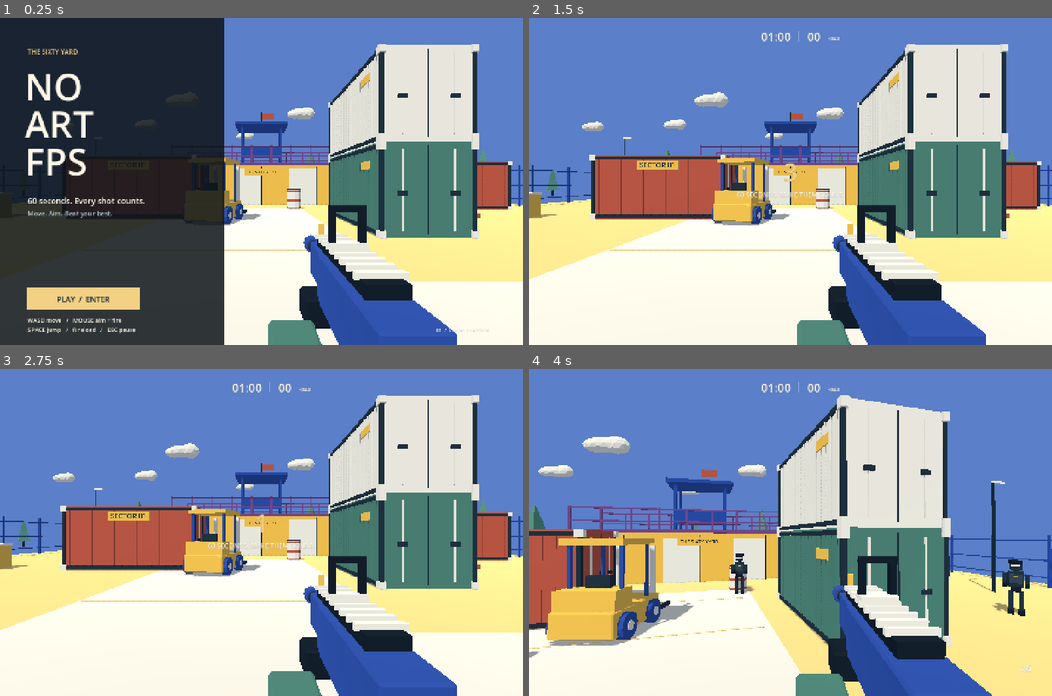
Above: before the commit, frames 1-4 (two rows, left to right).
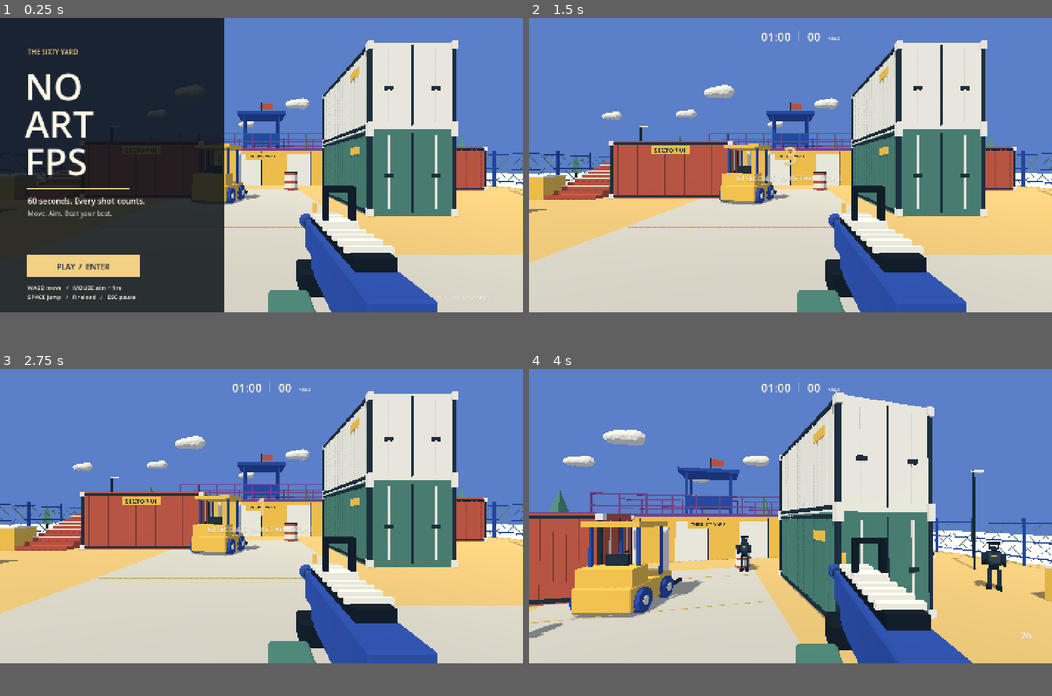
Above: after the commit, the same moments.

Repository: YicongCao/No-Art-FPS
Game: Godot game, scene res://scenes/main.tscn
The game is run twice, just before and just after one commit, with the same random seed, the same clock (stepped at 60 frames per second) and the same inputs.
Inputs (mouse positions are in pixels of both pictures, inside the frame that each line leads up to):
- Up to frame 1 (0.25 s): no input
- Up to frame 2 (1.5 s): tap Enter (restart) at 0.5, 1.25 s; move the mouse to (905, 165) at 0.52 s; press the mouse at (905, 165) at 0.53 s; hold D (right) 0.53-1.28 s; tap Space (jump) at 0.77 s; move the mouse to (764, 181) at 1.27 s; release the mouse at (764, 181) at 1.28 s; hold W (forward) from 1.28 s (still down); click (764, 181) at 1.35 s
- Up to frame 3 (2.75 s): keep holding W (forward); tap Space (jump) at 1.52 s; tap Enter (restart) at 2 s; move the mouse to (271, 525) at 2.02 s; press the mouse at (271, 525) at 2.03 s; tap M at 2.1 s
- Up to frame 4 (4 s): keep holding W (forward); move the mouse to (785, 539) at 2.77 s; release the mouse at (785, 539) at 2.78 s; click (785, 539) at 2.85 s; tap Space (jump) at 3.02, 3.77 s; tap Enter (restart) at 3.5 s; move the mouse to (827, 535) at 3.52 s; press the mouse at (827, 535) at 3.53 s
In our replay, the window is 800x500 before the commit and 800x450 after it. These sizes can differ from the game's own. Grey fills any space a smaller window leaves; there, only what the larger window draws over its background counts as a difference.

The runs differ from the first frame. In frame 1, 38% of the frame differs, in the area x 0-100%, y 6-100%; in frame 2, 51%; in frame 3, 51%; in frame 4, 48%.

Commit message:
fix: refine reference palette, open rail collisions and validate both ramps

Diff:
--- a/project.godot
+++ b/project.godot
@@ -9,9 +9,9 @@
 
 [display]
 window/size/viewport_width=1440
-window/size/viewport_height=900
+window/size/viewport_height=810
 window/size/window_width_override=1280
-window/size/window_height_override=800
+window/size/window_height_override=720
 window/stretch/mode="canvas_items"
 
 [rendering]
--- a/scripts/arena.gd
+++ b/scripts/arena.gd
@@ -4,7 +4,7 @@
 var materials: Dictionary = {}
 var boxes: Dictionary = {}
 var spawn_points: Array[Vector3] = [Vector3(-15,0,-9),Vector3(15,0,-9),Vector3(-15,0,9),Vector3(15,0,9),Vector3(-9,0,12),Vector3(9,0,12)]
-const PALETTE = {"sand":"f2d084", "cream":"e5e0d2", "ink":"243440", "red":"b65745", "green":"4d7d70", "purple":"754c87", "blue":"304f9d", "yellow":"e9ba50"}
+const PALETTE = {"sand":"d5b471", "pavement":"c4bfb2", "net":"668579", "cream":"e5e0d2", "ink":"243440", "red":"b65745", "green":"4d7d70", "purple":"754c87", "blue":"304f9d", "yellow":"e9ba50"}
 
 func _ready() -> void:
 	for key in PALETTE:
@@ -50,9 +50,8 @@
 		solid(p+Vector3(0,.6,0),Vector3(.09,1.2,.09),color,false)
 	var mid = (a+b)*.5
 	var dim = (b-a).abs()+Vector3(.1,.08,.1)
-	for h in [.45,1.15]:solid(mid+Vector3(0,h,0),dim,color,false)
-	# Thin barrier keeps the player on the platform without complex mesh collisions.
-	collider(mid+Vector3(0,.48,0),(b-a).abs()+Vector3(.08,.96,.08))
+	for h in [.45,1.15]:solid(mid+Vector3(0,h,0),dim,color,true)
+
 
 func stairs(x: float, start_z: float, height: float, length: float, width: float) -> void:
 	var count = 16
@@ -90,8 +89,8 @@
 func build() -> void:
 	solid(Vector3(0,-.25,0),Vector3(38,.5,30),"sand")
 	# Cream pavement connects the starting plaza and central shooting lane.
-	solid(Vector3(-1,.008,4),Vector3(7,.015,20),"cream",false)
-	solid(Vector3(4,.01,8),Vector3(15,.018,4),"cream",false)
+	solid(Vector3(-1,.008,4),Vector3(7,.015,20),"pavement",false)
+	solid(Vector3(4,.01,8),Vector3(15,.018,4),"pavement",false)
 	for z in [-4,0,4,8,12]:solid(Vector3(-1,.022,z),Vector3(6.8,.015,.025),"sand",false)
 	container("green",Vector3(5,0,-.5),true)
 	container("cream",Vector3(5,2.9,-.5),true)
@@ -105,9 +104,9 @@
 	for x in [-5,-1,3]:
 		solid(Vector3(x,1.3,-8.97),Vector3(2.0,2.6,.06),"cream",false)
 		solid(Vector3(x+1,1.4,-8.92),Vector3(.06,2.8,.08),"ink",false)
-	stairs(-8,-2,3,7,2.6)
-	stairs(9,-2,3,7,2.6)
-	solid(Vector3(-7.1,3,-10),Vector3(2,.2,2),"purple")
+	stairs(-11,-1.5,3,7,2.6)
+	stairs(7.6,-2,3,7,2.2)
+	solid(Vector3(-8.8,3,-9.7),Vector3(5.6,.2,2.6),"purple")
 	solid(Vector3(7.1,3,-10),Vector3(2,.2,2),"purple")
 	rail(Vector3(-6.5,3.1,-8.85),Vector3(6.5,3.1,-8.85))
 	rail(Vector3(-6.5,3.1,-13),Vector3(6.5,3.1,-13))
@@ -144,7 +143,10 @@
 		boundary.add_child(cs)
 		boundary.position = Vector3(0,2.5,side*14)
 		add_child(boundary)
+		chain_link(Vector3(-18,0,side*14),Vector3(18,0,side*14))
+		chain_link(Vector3(side*18,0,-14),Vector3(side*18,0,14))
 	# Exterior scenery is deliberately simple, pale and sparse.
+	solid(Vector3(0,-.8,0),Vector3(120,1,120),"cream",false)
 	for i in range(18):
 		var x = -29+(i%9)*7
 		var z = -22 if i<9 else 23
@@ -171,6 +173,7 @@
 		for i in range(multi.instance_count):multi.set_instance_transform(i,boxes[color][i])
 		var instance = MultiMeshInstance3D.new()
 		instance.multimesh = multi
+		if color == "net":instance.cast_shadow = GeometryInstance3D.SHADOW_CASTING_SETTING_OFF
 		add_child(instance)
 
 func bake_navigation() -> void:
@@ -190,3 +193,19 @@
 	for child in get_children():
 		if child is StaticBody3D:child.reparent(nav)
 	nav.bake_navigation_mesh(false)
+
+func chain_link(a: Vector3, b: Vector3) -> void:
+	var direction = a.direction_to(b)
+	var length = a.distance_to(b)
+	var height = 2.15
+	for sign in [-1.0,1.0]:
+		var u = -height
+		while u<length:
+			var low = maxf(0,-u)
+			var high = minf(height,length-u)
+			if high>low:
+				var p = a+direction*(u+low)+Vector3.UP*(.3+(low if sign>0 else height-low))
+				var q = a+direction*(u+high)+Vector3.UP*(.3+(high if sign>0 else height-high))
+				var basis = Basis.looking_at(p.direction_to(q))*Basis.from_scale(Vector3(.018,.018,p.distance_to(q)))
+				boxes["net"].append(Transform3D(basis,(p+q)*.5))
+			u += .8
--- a/scripts/game.gd
+++ b/scripts/game.gd
@@ -91,7 +91,10 @@
 		get_viewport().get_texture().get_image().save_png("res://artifacts/title.png")
 		get_tree().quit()
 	if qa_mode:
-		var qa = load("res://tests/playtest.gd").new()
+		var test_path = "res://tests/playtest.gd"
+		if "--check" in OS.get_cmdline_user_args():test_path = "res://tests/interaction_check.gd"
+		if "--benchmark" in OS.get_cmdline_user_args():test_path = "res://tests/benchmark.gd"
+		var qa = load(test_path).new()
 		qa.game = self
 		add_child(qa)
 
@@ -151,7 +154,7 @@
 	state = "RUNNING"
 	rules.start()
 	player.enabled = true
-	# Initial visible targets are placed before live play, not popped into combat.
+	# Deliberate opening target set when the countdown ends. Reinforcements use hidden gates.
 	for p in [Vector3(-4,0,1.5),Vector3(2,0,-5),Vector3(11,0,1),Vector3(-13,0,-5)]:
 		spawn_enemy(p,false)
 	play_sound("tick",-10)
@@ -264,7 +267,12 @@
 		pending_spawn.delay -= delta
 		if pending_spawn.delay<=0:
 			var p: Vector3 = pending_spawn.pos
-			if p.distance_to(player.position)>7 and live_enemies().size()<10:
+			# The player can turn during the warning: recheck visibility before materializing.
+			var query = PhysicsRayQueryParameters3D.create(player.camera.global_position,p+Vector3(0,1,0),1)
+			var blocked = not get_world_3d().direct_space_state.intersect_ray(query).is_empty()
+			var screen = player.camera.unproject_position(p+Vector3(0,1,0))
+			var visible_now = not player.camera.is_position_behind(p) and get_viewport().get_visible_rect().has_point(screen)
+			if p.distance_to(player.position)>8 and (blocked or not visible_now) and live_enemies().size()<10:
 				spawn_enemy(p,rules.elapsed>20 and rng.randf()<.3)
 			pending_spawn.clear()
 		return
--- /dev/null
+++ b/tests/interaction_check.gd
@@ -0,0 +1,115 @@
+extends Node
+
+var game: Node
+
+func _ready() -> void:
+	Engine.max_fps = 60
+	game.start_run()
+	game.begin_running()
+	game.clear_round()
+	game.spawn_time = 999
+	Input.mouse_mode = Input.MOUSE_MODE_CAPTURED
+	# Physically walk up both ramps, using normal movement and collision.
+	for x in [-11.0,7.6]:
+		game.player.position = Vector3(x,.05,-.5)
+		game.player.velocity = Vector3.ZERO
+		game.player.rotation.y = 0
+		Input.action_press("forward")
+		await get_tree().create_timer(1.5).timeout
+		Input.action_release("forward")
+		assert(game.player.position.y>2.7,"Ramp must be climbable: "+str(x)+" position "+str(game.player.position))
+		print("QA_RAMP_PASS ",x," ",game.player.position)
+	game.player.reset_position()
+	var clock_before = game.rules.elapsed
+	game.pause_run()
+	await get_tree().create_timer(.25).timeout
+	assert(game.rules.elapsed==clock_before,"Pause freezes the round clock")
+	game.state = "RUNNING"
+	game.player.enabled = true
+	Input.mouse_mode = Input.MOUSE_MODE_CAPTURED
+	game.ammo = 3
+	game.reload_weapon()
+	assert(game.reload_time>0)
+	await get_tree().create_timer(1.0).timeout
+	assert(game.ammo==30 and game.reload_time<=0)
+	print("QA_PAUSE_RELOAD_PASS")
+	# Head and body rays use the live physics shapes, not a direct damage shortcut.
+	for head in [true,false]:
+		var enemy = game.spawn_enemy(Vector3(0,0,5),false)
+		enemy.set_physics_process(false)
+		await get_tree().physics_frame
+		var before = game.rules.kills
+		for i in range(1 if head else 3):
+			aim(enemy.position+Vector3(0,1.7 if head else 1.1,0))
+			game.fire_time = 0
+			game.shoot()
+			if not head and i<2:assert(game.rules.kills==before)
+		assert(game.rules.kills==before+1,"Raycast damage must kill exactly once")
+		enemy.take_hit(true)
+		assert(game.rules.kills==before+1)
+		enemy.queue_free()
+		await get_tree().physics_frame
+	print("QA_HEAD_BODY_DUPLICATE_PASS")
+	game.player.position = Vector3(5,.05,8)
+	var blocked = game.spawn_enemy(Vector3(5,0,-5),false)
+	blocked.set_physics_process(false)
+	await get_tree().physics_frame
+	aim(blocked.position+Vector3(0,1.7,0))
+	game.fire_time = 0
+	game.shoot()
+	assert(blocked.health==3,"A solid container must block shots")
+	print("QA_WALL_BLOCK_PASS")
+	var elapsed_before = game.rules.elapsed
+	for i in range(3):
+		game.invulnerable = 0
+		game.damage_player()
+	assert(game.respawn_time>0 and not game.player.enabled)
+	await get_tree().create_timer(1.2).timeout
+	assert(game.player.enabled and game.armor==3 and game.rules.elapsed>elapsed_before)
+	print("QA_RESPAWN_PASS")
+	game.clear_round()
+	await get_tree().process_frame
+	await get_tree().process_frame
+	var baseline = get_tree().get_node_count()
+	for i in range(10):
+		game.start_run()
+		game.begin_running()
+		game.clear_round()
+		await get_tree().process_frame
+		await get_tree().process_frame
+	assert(get_tree().get_node_count()<=baseline+3,"Restart must not retain enemies or effects")
+	print("QA_TEN_RESTARTS_PASS nodes=",get_tree().get_node_count()," baseline=",baseline)
+	# Reproducible in-engine lookdev frames. No image generation or compositing.
+	game.start_run()
+	game.begin_running()
+	game.clear_round()
+	game.spawn_time = 999
+	game.player.reset_position()
+	game.player.rotation.y = -.04
+	game.player.pitch = -.03
+	for p in [Vector3(-4.8,0,1.0),Vector3(1.3,0,-4.8),Vector3(11,0,0)]:
+		var enemy = game.spawn_enemy(p,false)
+		enemy.set_physics_process(false)
+		enemy.look_at(Vector3(game.player.position.x,enemy.position.y,game.player.position.z))
+	game.rules.elapsed = 13
+	game.rules.kills = 12
+	game.ammo = 24
+	await get_tree().process_frame
+	await capture("showcase-ground")
+	game.player.position = Vector3(-8.5,3.2,-9.5)
+	game.player.rotation.y = -2.65
+	game.player.pitch = -.18
+	await get_tree().process_frame
+	await capture("showcase-platform")
+	print("QA_INTERACTION_PASS; showcase values are staged for visual review")
+	get_tree().quit()
+
+func aim(target: Vector3) -> void:
+	var dir = game.player.camera.global_position.direction_to(target)
+	game.player.rotation.y = atan2(-dir.x,-dir.z)
+	game.player.pitch = asin(dir.y)
+	game.player.camera.rotation.x = game.player.pitch
+
+func capture(filename: String) -> void:
+	await RenderingServer.frame_post_draw
+	get_viewport().get_texture().get_image().save_png("res://artifacts/"+filename+".png")
Binary file added: artifacts/showcase-ground.png
Binary file added: artifacts/showcase-platform.png
